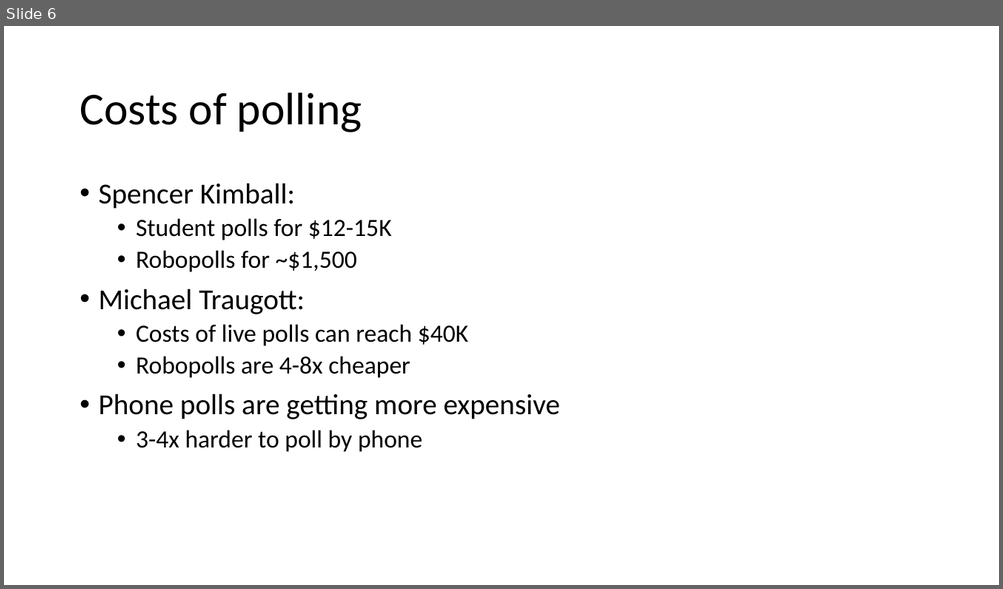
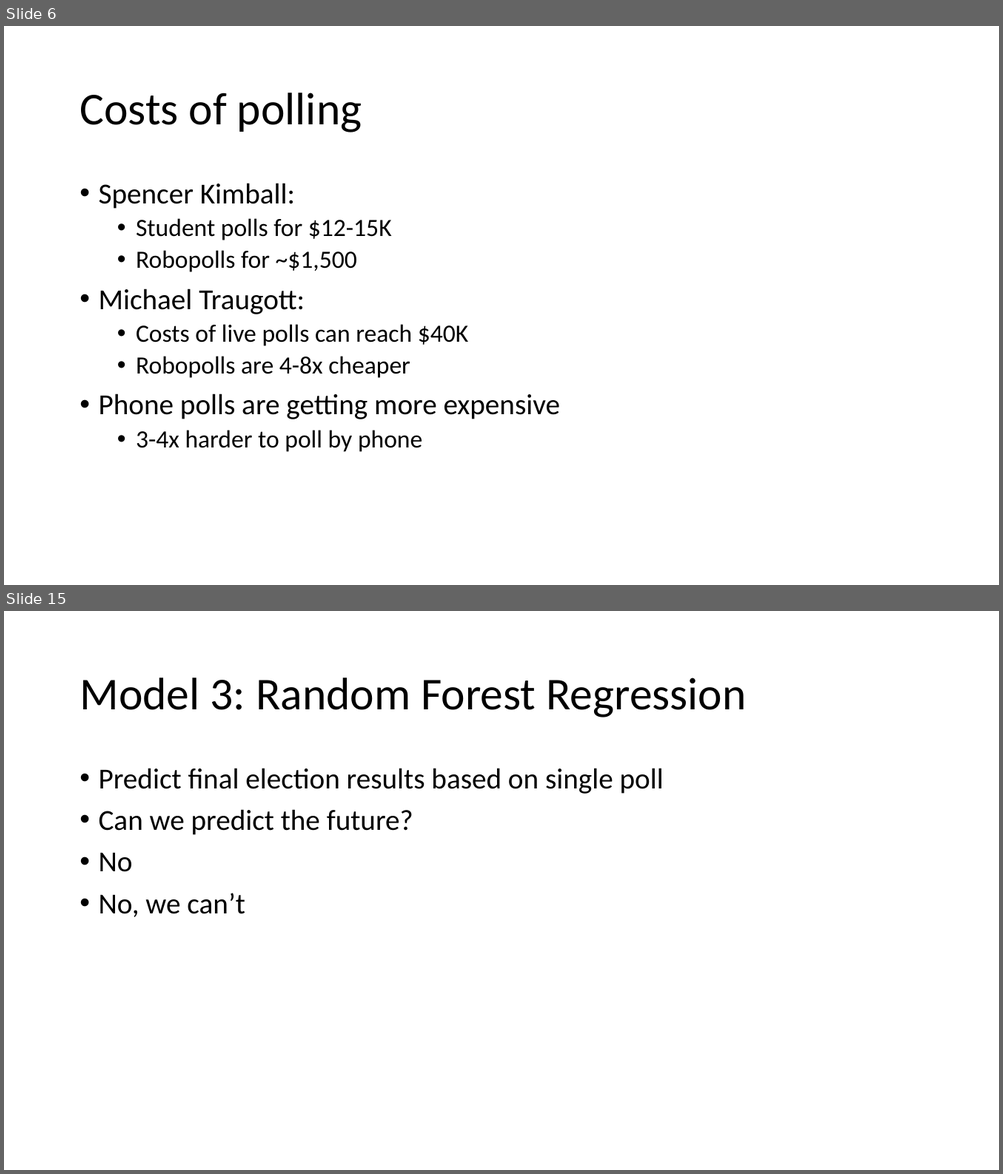
Before and after one commit to Hedgehog612/Capstone_Project_1, a slide deck: data_storytelling.pptx. Shown one above the other, each under a label of ours: slide 6 before the commit, slides 6 and 15 after it; the slides between them are not shown. The pictures are 1003x589 and 1003x1174 pixels, drawn with LibreOffice and Linux fonts; fonts in the diff are those of the drawing. Boxes give left, top, right and bottom in pixels: in the first picture for what was removed or moved away, otherwise in the second. Text is boxed around its words. In the diff, an @@ line names an element or a change of style, - is before the commit and + after.

```diff
--- a/data_storytelling.pptx
+++ b/data_storytelling.pptx
@@ slide 15 added at (4, 611, 999, 1170), background #FFFFFF @@
@@ title added at (79, 678, 745, 718), 44 pt, text #000000 @@
+Model 3: Random Forest Regression
@@ text added at (99, 768, 663, 917), 28 pt, text #000000 @@
+• Predict final election results based on single poll
+• Can we predict the future?
+• No
+• No, we can’t
```
Also in this commit, not shown: 3 slides changed, 7 other slides added, 9 slides removed.
